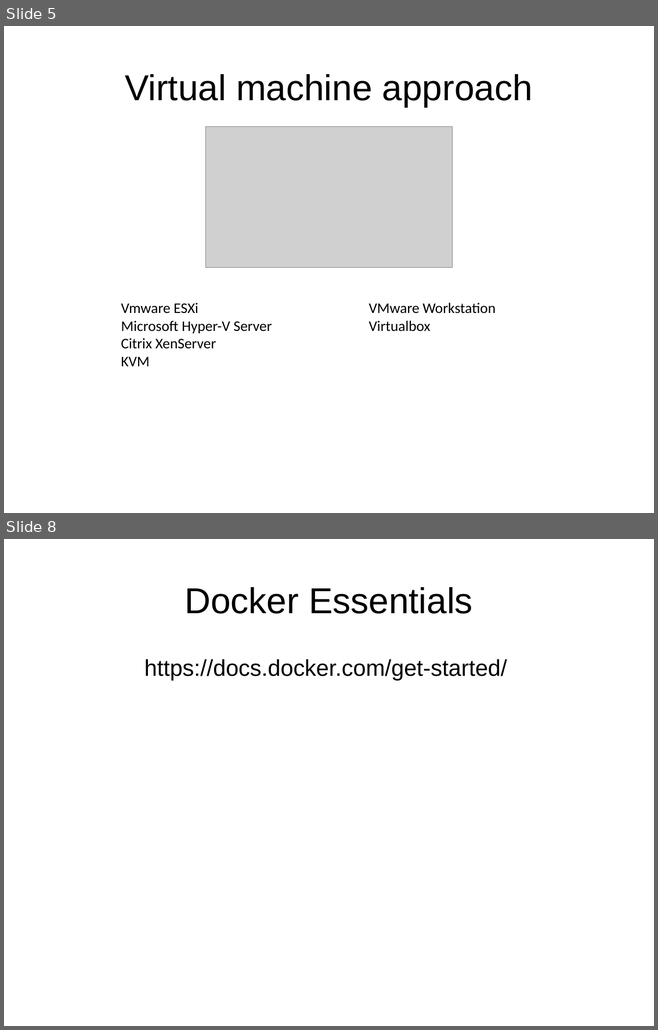
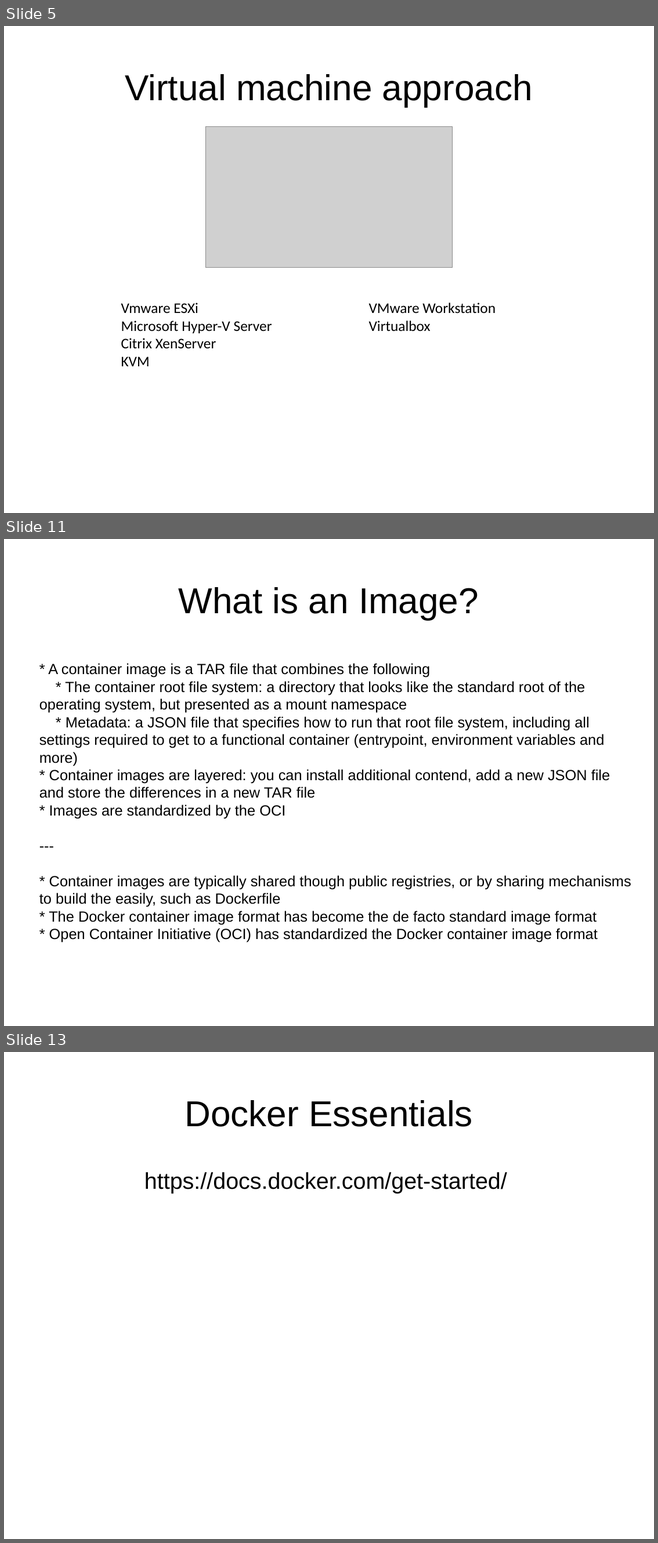
Before and after one commit to j-avdeev/DevOps, a slide deck: Lec presentations/DevOps - lec2 - RAID VM Docker.odp. Shown one above the other, each under a label of ours: slides 5 and 8 before the commit, slides 5, 11 and 13 after it; the slides between them are not shown. The pictures are 658x1030 and 658x1543 pixels, drawn with LibreOffice and Linux fonts; fonts in the diff are those of the drawing; grey boxes stand for pictures. Boxes give left, top, right and bottom in pixels: in the first picture for what was removed or moved away, otherwise in the second. Text is boxed around its words. In the diff, an @@ line names an element or a change of style, - is before the commit and + after.

Commit message:
upd RAID VM Docker ppt - about Containers

```diff
--- a/Lec presentations/DevOps - lec2 - RAID VM Docker.odp
+++ b/Lec presentations/DevOps - lec2 - RAID VM Docker.odp
@@ slide 11 added at <box>4,539,654,1026</box>, background #FFFFFF @@
@@ title added at <box>179,587,478,620</box>, 44 pt, text #000000 @@
+What is an Image?
@@ text added at <box>39,663,630,925</box>, 18 pt, text #000000 @@
+* A container image is a TAR file that combines the following
+* The container root file system: a directory that looks like the standard root of the operating system, but presented as a mount namespace
+* Metadata: a JSON file that specifies how to run that root file system, including all settings required to get to a functional container (entrypoint, environment variables and more)
+* Container images are layered: you can install additional contend, add a new JSON file and store the differences in a new TAR file
+* Images are standardized by the OCI
+---
+* Container images are typically shared though public registries, or by sharing mechanisms to build the easily, such as Dockerfile
+* The Docker container image format has become the de facto standard image format
+* Open Container Initiative (OCI) has standardized the Docker container image format
@@ what was slide 8 is now slide 13 @@
```
Also in this commit, not shown: 2 slides changed, 4 other slides added, 2 other files.
